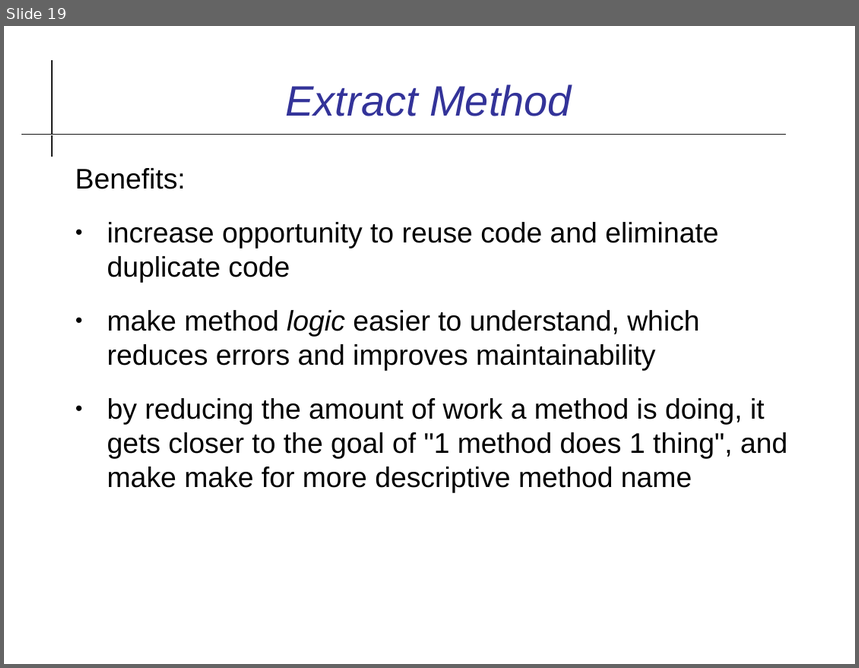
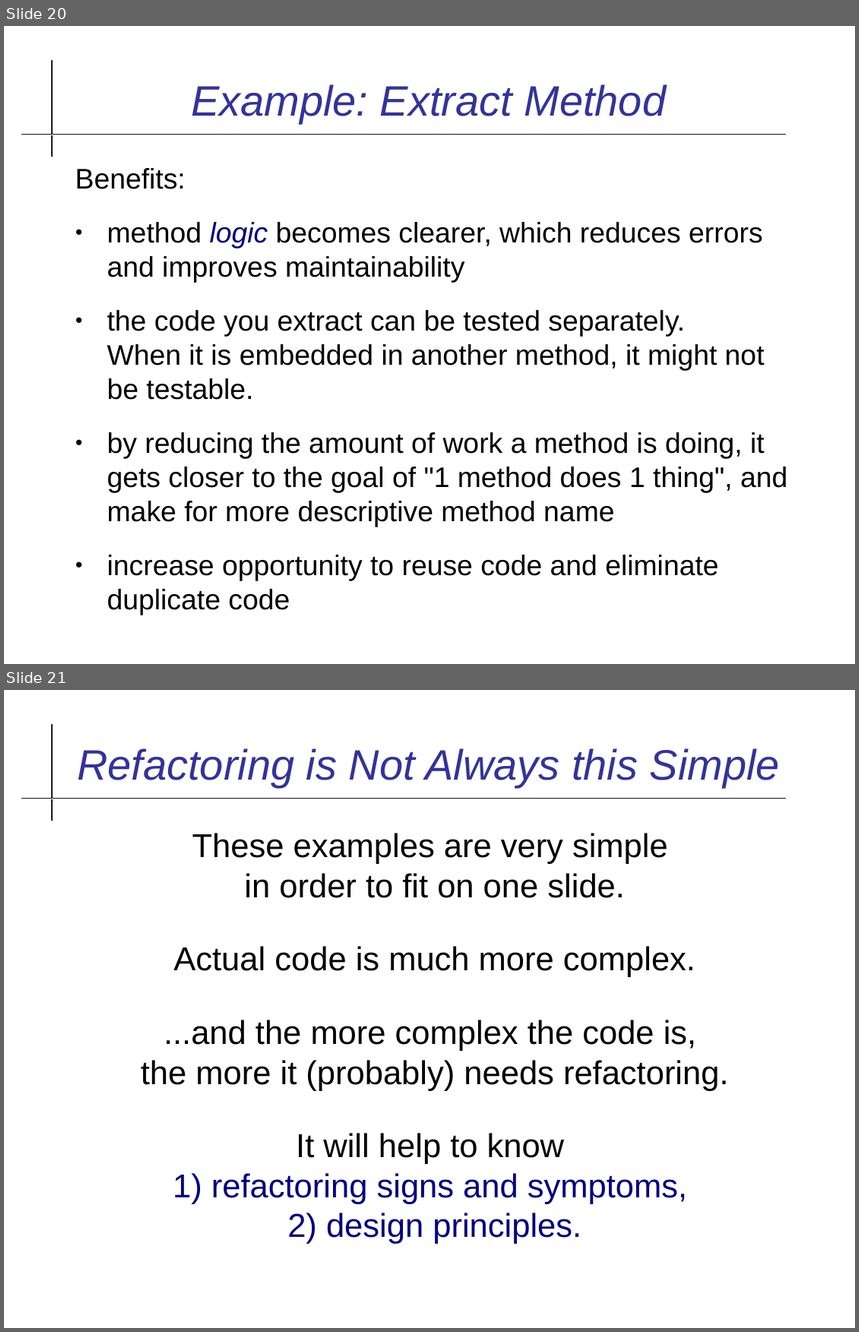
Before and after one commit to cpske/ISP, a slide deck: refactoring/Refactoring-Review.odp. Shown one above the other, each under a label of ours: slide 19 before the commit, slides 20 and 21 after it. The pictures are 859x668 and 859x1332 pixels, drawn with LibreOffice and Linux fonts; fonts in the diff are those of the drawing. Boxes give left, top, right and bottom in pixels: in the first picture for what was removed or moved away, otherwise in the second. Text is boxed around its words. In the diff, an @@ line names an element or a change of style, - is before the commit and + after.

```diff
--- a/refactoring/Refactoring-Review.odp
+++ b/refactoring/Refactoring-Review.odp
@@ slide 21 added at bbox=[4, 690, 855, 1328], background #FFFFFF; not listed: 2 template elements that a slide beside it also shows @@
@@ title added at bbox=[77, 749, 780, 787], 36 pt, text #333399, italic @@
+Refactoring is Not Always this Simple
@@ text added at bbox=[141, 833, 729, 1244], 28 pt, text #000000 @@
+These examples are very simple
+in order to fit on one slide.
+Actual code is much more complex.
+...and the more complex the code is,
+the more it (probably) needs refactoring.
+It will help to know
+1) refactoring signs and symptoms,
+2) design principles.
@@ what was slide 19 is now slide 20 @@
@@ slide 20 changed as well @@
@@ title at bbox=[191, 85, 667, 123]: text changed @@
-Extract Method
+Example: Extract Method
@@ text at bbox=[107, 222, 788, 528]: paragraphs added @@
+● method logic becomes clearer, which reduces errors and improves maintainability
+● the code you extract can be tested separately.
+  When it is embedded in another method, it might not be testable.
+● by reducing the amount of work a method is doing, it gets closer to the goal of "1 method does 1 thing", and make for more descriptive method name
@@ text at bbox=[107, 310, 788, 493]: paragraphs removed @@
-● make method logic easier to understand, which reduces errors and improves maintainability
-● by reducing the amount of work a method is doing, it gets closer to the goal of "1 method does 1 thing", and make make for more descriptive method name
```
Also in this commit, not shown: 15 other slides changed, 2 other slides added, 1 slide removed, 6 other files.
